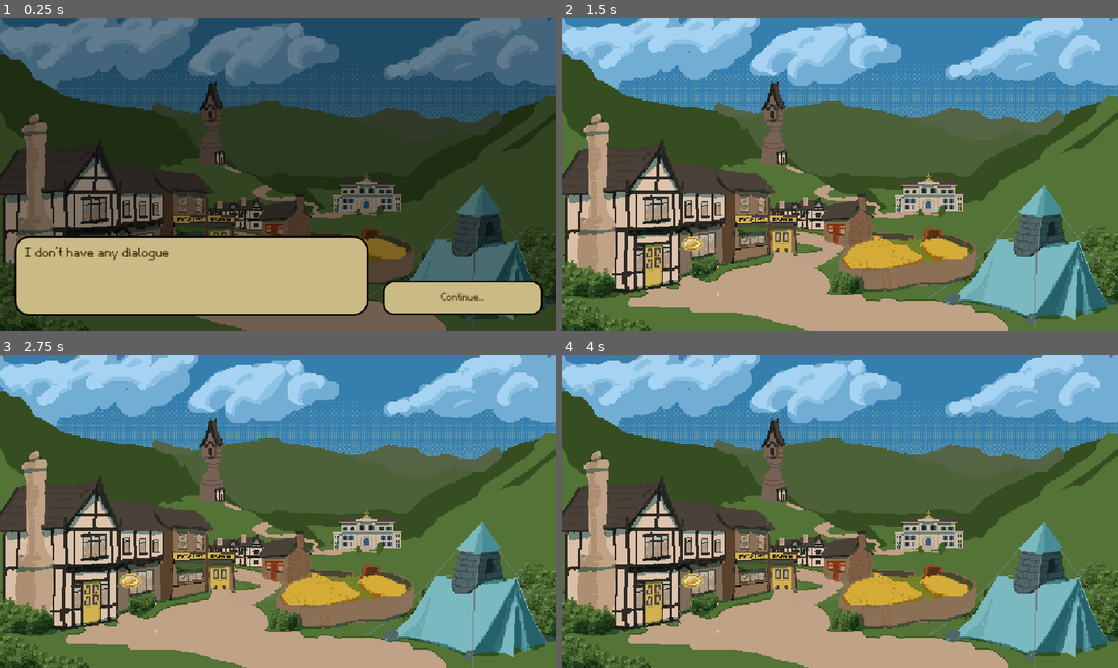
Above: before the commit, frames 1-4 (two rows, left to right).
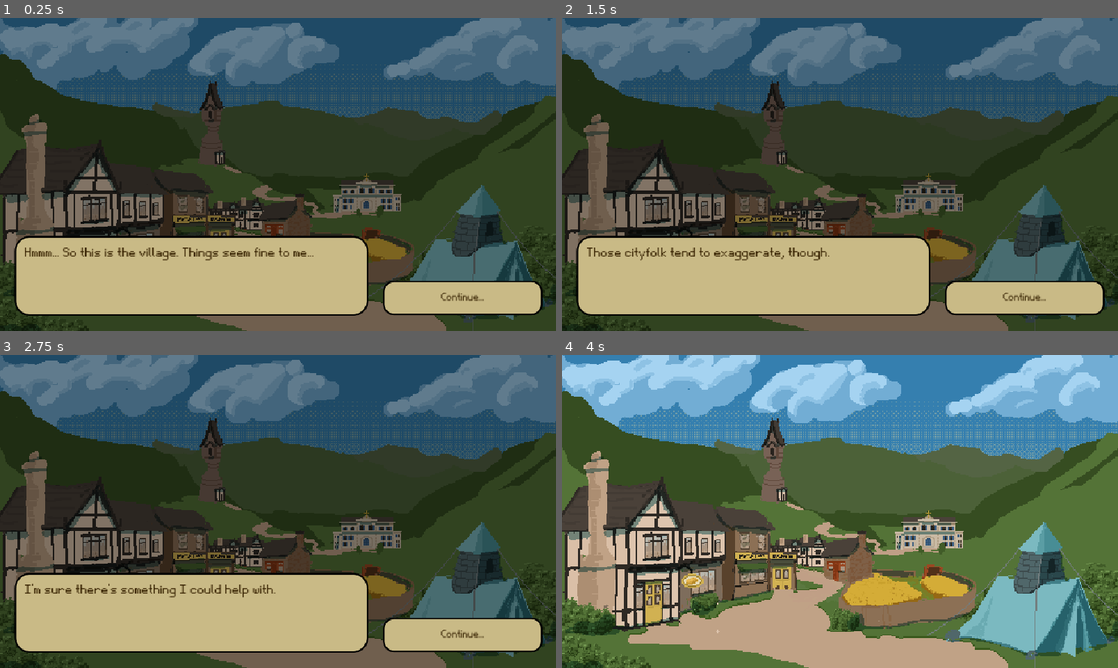
Above: after the commit, the same moments.

Repository: MichaelRRyan/GGJ-2026-Unmasked
Game: Godot game, scene res://Levels/level_overworld.tscn
The game is run twice, just before and just after one commit, with the same random seed, the same clock (stepped at 60 frames per second) and the same inputs. The engine's default icon, where the game draws it, is replaced by a stand-in: a white triangle on a blue panel in a dark square.
Inputs (mouse positions are in pixels of both pictures, inside the frame that each line leads up to):
- Up to frame 1 (0.25 s): no input
- Up to frame 2 (1.5 s): click "Continue..." at 0.5 s; click (1023, 296) at 1.25 s, where only the run after the commit has a clickable "Continue..."
- Up to frame 3 (2.75 s): click (461, 633) at 2 s, where only the run after the commit has a clickable "Continue..."
- Up to frame 4 (4 s): click (1023, 633) at 2.75 s, where only the run after the commit has a clickable "Continue..."; click (1023, 633) at 3.5 s, where only the run after the commit has a clickable "Continue..."

The runs differ from the first frame. In frame 1, 0.7% of the frame differs, in the area x 4-57%, y 73-78%; in frame 2, 91%, in the area x 0-100%, y 0-100%; in frame 3, 91%; in frame 4, nothing differs.
Error before the commit: Invalid cast: could not convert value to 'Dictionary'. (res://Features/DialogueSystem/dialogue_picker.gd:21)

Commit message:
Last minute fixes

Diff:
--- a/Content/Dialogue/dialogue_data.json
+++ b/Content/Dialogue/dialogue_data.json
@@ -336,7 +336,7 @@
 	  {
 		"text": "Sounds like work helps you avoid thinking.",
 		"next_dialogue_tag": "baker_crack"
-	  },
+	  }
 	]
   }
 ],
@@ -530,7 +530,7 @@
 	"conditions": [],
 	"text": "He nods, already reaching for another glass. The bar hums on without you."
   }
-]
+],
 
 "intro_0" : [
 	{
--- a/Features/GameEventTracker/game_event_tracker.gd
+++ b/Features/GameEventTracker/game_event_tracker.gd
@@ -14,6 +14,7 @@
 	# Activate a game-wide event or tag.
 	if not _game_flags.has(tag):
 		_game_flags.push_back(tag)
+		event_tag_added.emit(tag)
 		print("Game tag added [" + tag + "]")
 	else:
 		print("Game tag not added [" + tag + "] - Already active")
Not shown, added: export_presets.cfg
Not shown, changed: .gitignore
